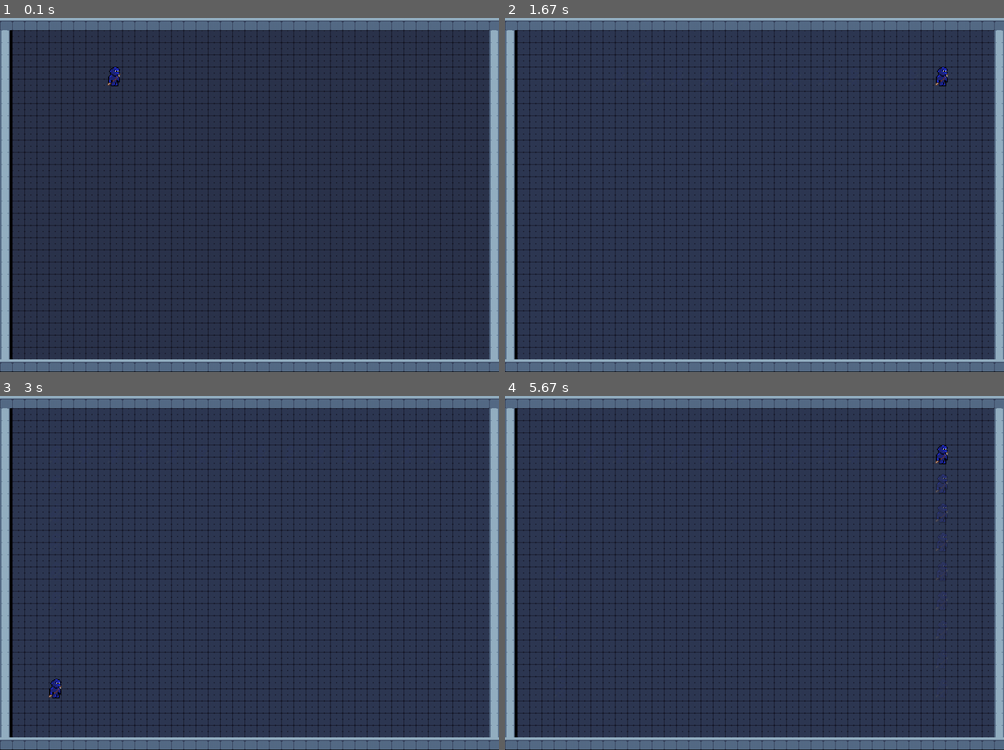
Above: before the commit, frames 1-4 (two rows, left to right).
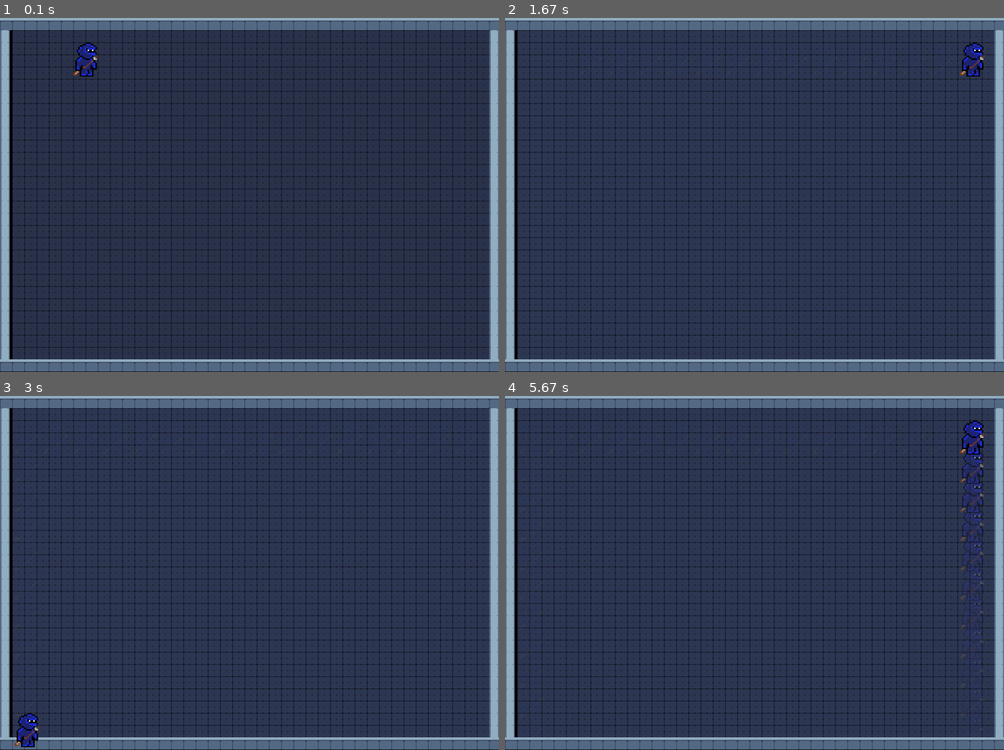
Above: after the commit, the same moments.

Repository: insper-classroom/devlife-23-1-projeto-pygame-gustavoc_sarti
Game: pygame game, started from main.py
The game is run twice, just before and just after one commit, with the same random seed, the same clock (stepped at 60 frames per second) and the same inputs.
Inputs:
- Up to frame 1 (0.1 s): no input
- Up to frame 2 (1.67 s): hold Right 0.33-0.8 s; hold Up 0.83-1.13 s
- Up to frame 3 (3 s): hold Left 1.67-2.2 s; hold Down 2.23-2.53 s; hold Left 2.57-2.97 s
- Up to frame 4 (5.67 s): hold Up 3-3.37 s; hold Right 3.4-4.03 s; hold Down 4.07-4.43 s; hold Up from 5.47 s (still down)

The runs differ from the first frame. In frame 1, 0.5% of the frame differs, in the area x 14-25%, y 6-20%; in frame 2, 0.5%; in frame 3, 0.5%; in frame 4, 1.2%, in the area x 86-97%, y 6-76%.

Commit message:
Assets re-scaled

Diff:
--- a/sprites/player.py
+++ b/sprites/player.py
@@ -8,7 +8,7 @@
         player = pyg.image.load('assets/images/players/player_01-pre_dash.png')
         self.velx = 0
         self.vely = 0
-        self.image = pyg.transform.scale(player, (169, 169)).convert_alpha()
+        self.image = pyg.transform.scale(player, (50, 70)).convert_alpha()
         self.rect = self.image.get_rect(topleft = position) #posicao sera igual ao ponto de origem do retangulo
         self.state = {
             'moving' : False,
Binary file changed: assets/images/enemies/camera-broken.png
Binary file changed: assets/images/enemies/camera.png
Binary file changed: assets/images/enemies/guard_01-alive.png
Binary file changed: assets/images/enemies/guard_01-dead.png
Binary file changed: assets/images/enemies/guard_02-alive.png
Binary file changed: assets/images/enemies/guard_02-dead.png
Binary file changed: assets/images/players/player_01-dash-darker.png
Binary file changed: assets/images/players/player_01-dash.png
Binary file changed: assets/images/players/player_01-post_dash-darker.png
Binary file changed: assets/images/players/player_01-post_dash.png
Binary file changed: assets/images/players/player_01-pre_dash-darker.png
Binary file changed: assets/images/players/player_01-pre_dash.png
(and 13 more such lines)
